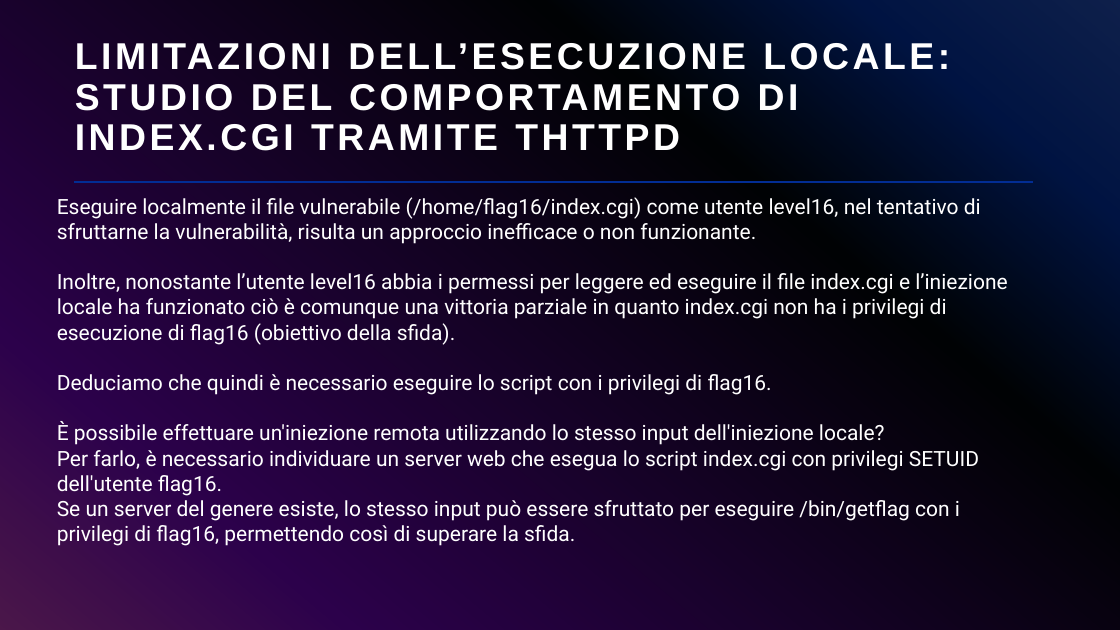
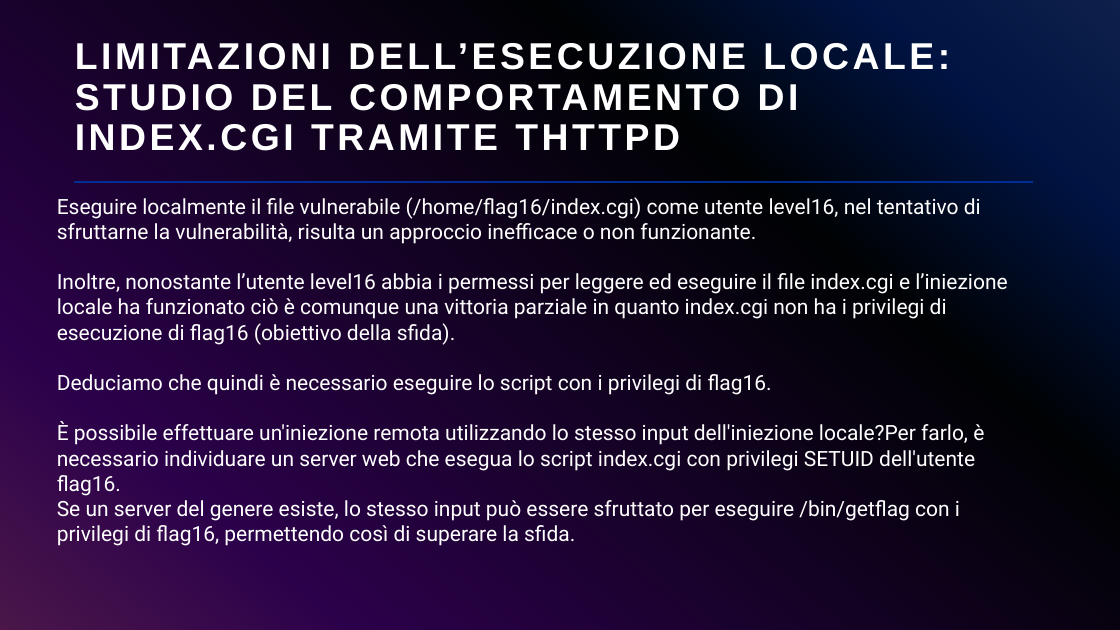
Before and after one commit to giorgiosiniscalchi/Nebula16-ITA, a slide deck: slide 18 of Presentazione Nebula16.pptx. Drawn at 1120x630 pixels with LibreOffice and Linux fonts; fonts in the diff are those of the drawing. Boxes give left, top, right and bottom in pixels: in the first picture for what was removed or moved away, otherwise in the second. Text is boxed around its words. In the diff, an @@ line names an element or a change of style, - is before the commit and + after.

```diff
--- a/Presentazione Nebula16.pptx
+++ b/Presentazione Nebula16.pptx
@@ text at <box>57,421,984,496</box>: text changed @@
-È possibile effettuare un'iniezione remota utilizzando lo stesso input dell'iniezione locale?
-Per farlo, è necessario individuare un server web che esegua lo script index.cgi con privilegi SETUID dell'utente flag16.
+È possibile effettuare un'iniezione remota utilizzando lo stesso input dell'iniezione locale?Per farlo, è necessario individuare un server web che esegua lo script index.cgi con privilegi SETUID dell'utente flag16.
```
Also in this commit, not shown: 6 other slides changed, 14 slides added, 1 slide removed.
